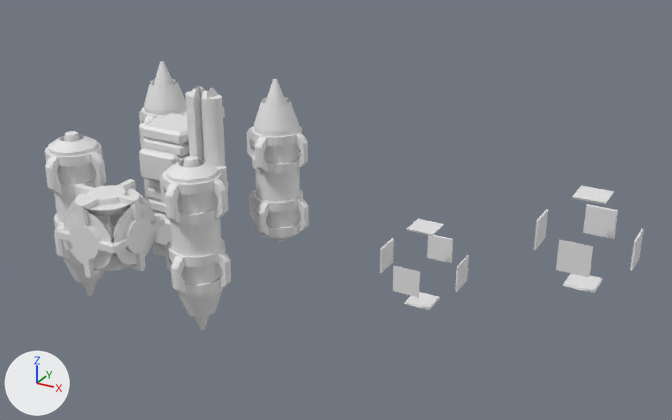
The Blender file blender/Ship.blend as it was, and as the next commit left it.
Before and after are seen from a 50 mm camera at (7.89, -8.75, 5.08) aimed at (2.56, 0.94, 0.24). The lights are fixed; the arrows at lower left show +X, +Y and +Z.

The older version as bpy lines, for what is in view:
```python
ob_cube_003 = bpy.data.objects.new('Cube.003', me_cube)
ob_cube_003.location = (4.0, 0.5, 0.0)
ob_cube_003.rotation_euler = (1.571, 0.0, 0.0)  # degrees (90, 0, 0)
ob_cube_004 = bpy.data.objects.new('Cube.004', me_computer)
ob_cube_004.location = (0.0, 1.0, 0.0)
ob_cube_004.rotation_euler = (0.0, 1.571, 0.0)  # degrees (0, 90, 0)
ob_cylinder = bpy.data.objects.new('Cylinder', me_engine)
ob_cylinder.location = (-1.0, 0.0, 0.0)
ob_cylinder_002 = bpy.data.objects.new('Cylinder.002', me_engine)
ob_cylinder_002.location = (1.0, 0.0, 0.0)
ob_cylinder_003 = bpy.data.objects.new('Cylinder.003', me_engine)
ob_cylinder_003.location = (1.0, 2.0, 0.0)
ob_cylinder_003.rotation_euler = (3.142, 0.0, 0.0)  # degrees (180, 0, 0)
ob_cylinder_004 = bpy.data.objects.new('Cylinder.004', me_engine)
ob_cylinder_004.location = (-1.0, 2.0, 0.0)
ob_cylinder_004.rotation_euler = (3.142, 0.0, 0.0)  # degrees (180, 0, 0)
ob_cylinder_005 = bpy.data.objects.new('Cylinder.005', me_weapon)
ob_cylinder_005.location = (1.0, 0.0, 1.0)
ob_cylinder_006 = bpy.data.objects.new('Cylinder.006', me_gyro)
ob_cylinder_006.location = (0.0, -0.5, 0.0)
ob_cylinder_006.rotation_euler = (1.571, 0.0, 0.0)  # degrees (90, 0, 0)
# also in view: 'Cube' at (6.0, 0.0, 1.0)
```
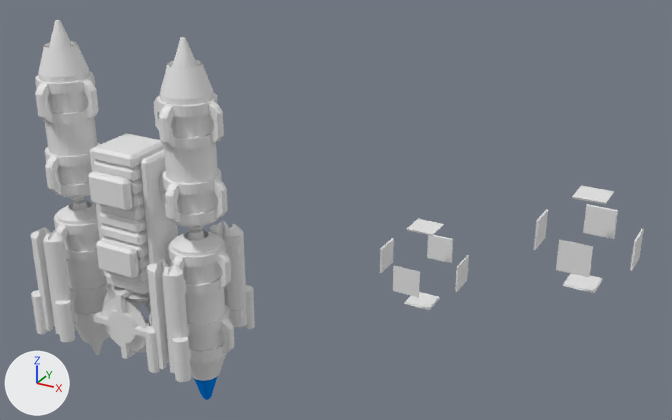
Where the newer file only moved an object's origin or applied its transform, the numbers keep the older frame.

Location of each change, [x1, y1, x2, y2] in pixels of the pictures (672 x 420 px):
'Cube.004', reshaped (10% wider, 12% taller): before [139, 113, 221, 258]; after [88, 133, 178, 295]
'Cylinder.002', moved: before [160, 156, 231, 331]; after [165, 229, 235, 381]
'Cylinder.001', added: after [154, 37, 228, 230]
'Cylinder.004', moved: before [139, 61, 187, 124]; after [35, 20, 100, 201]
'Cylinder.006', moved: before [54, 179, 165, 278]; after [93, 285, 152, 359]
'Cylinder.003', reshaped, moved, turned: before [246, 79, 309, 242]; after [210, 221, 255, 329]
'Cylinder', moved: before [45, 131, 112, 296]; after [54, 200, 112, 355]
'Cylinder.005', moved: before [182, 86, 228, 204]; after [144, 260, 191, 382]
'Cylinder.012', added: after [31, 227, 76, 342]
'Cylinder.013', added: after [194, 377, 217, 400]
part 1 of me_computer, deleted: before [139, 113, 221, 258]
part 2 of me_computer, built on: before [139, 148, 179, 246]; after [88, 133, 178, 295]

Diff of the bpy script that builds the scene:
```diff
--- a/blender/Ship.blend.py
+++ b/blender/Ship.blend.py
@@ mat_material @@
+mat_material = diffuse_material('Material')
+mat_material.base_color = (0.0, 0.213, 0.8)  # blue #007fe7
@@ me_computer @@
 # used by ob_cube_004; location = (0.0, 1.0, 0.0); rotation_euler = (0.0, 1.571, 0.0), in degrees (0, 90, 0)
-me_computer.from_pydata(...)  # 408 vertices, 442 faces; spans x -1.0..1.0, y -0.5..0.5, z -0.5..0.5
+me_computer.from_pydata(...)  # 408 vertices, 748 faces; spans x -1.0..1.0, y -1.5..-0.5, z -0.5..0.5
+# me_computer part 1: 15 loose pieces with 360 vertices, spanning x -1.0..1.0, y -0.35..0.5, z -0.5..0.5, are deleted
+# me_computer part 2: 40 vertices removed from x -0.7..0.7, y -0.46..-0.36, z -0.32..0.32; 400 vertices added at x -1.0..1.0, y -1.5..-0.54, z -0.5..0.5
@@ me_engine_thrust @@
+me_engine_thrust.from_pydata(...)  # 192 vertices, 316 faces; spans x -0.268..0.268, y -0.268..0.268, z -1.643..-0.934
+me_engine_thrust.materials.append(mat_material)  # blue #007fe7
@@ ob_cylinder_005 @@
 ob_cylinder_005 = bpy.data.objects.new('Cylinder.005', me_weapon)
-ob_cylinder_005.location = (1.0, 0.0, 1.0)
+ob_cylinder_005.location = (1.0, -1.0, -1.0)
@@ ob_cylinder_006 @@
 ob_cylinder_006 = bpy.data.objects.new('Cylinder.006', me_gyro)
-ob_cylinder_006.location = (0.0, -0.5, 0.0)
+ob_cylinder_006.location = (0.0, 0.0, -1.5)
 ob_cylinder_006.rotation_euler = (1.571, 0.0, 0.0)  # degrees (90, 0, 0)
@@ ob_cylinder_004 @@
 ob_cylinder_004 = bpy.data.objects.new('Cylinder.004', me_engine)
-ob_cylinder_004.location = (-1.0, 2.0, 0.0)
+ob_cylinder_004.location = (-1.0, 0.0, 1.0)
 ob_cylinder_004.rotation_euler = (3.142, 0.0, 0.0)  # degrees (180, 0, 0)
@@ ob_cylinder_003 @@
-ob_cylinder_003 = bpy.data.objects.new('Cylinder.003', me_engine)
-ob_cylinder_003.location = (1.0, 2.0, 0.0)
-ob_cylinder_003.rotation_euler = (3.142, 0.0, 0.0)  # degrees (180, 0, 0)
+ob_cylinder_003 = bpy.data.objects.new('Cylinder.003', me_weapon)
+ob_cylinder_003.location = (1.0, 1.0, -1.0)
+ob_cylinder_003.rotation_euler = (0.0, 0.0, -3.142)  # degrees (0, 0, -180)
@@ ob_cylinder_002 @@
 ob_cylinder_002 = bpy.data.objects.new('Cylinder.002', me_engine)
-ob_cylinder_002.location = (1.0, 0.0, 0.0)
+ob_cylinder_002.location = (1.0, 0.0, -1.0)
@@ ob_cylinder @@
 ob_cylinder = bpy.data.objects.new('Cylinder', me_engine)
-ob_cylinder.location = (-1.0, 0.0, 0.0)
+ob_cylinder.location = (-1.0, 0.0, -1.0)
@@ ob_cylinder_001 @@
+ob_cylinder_001 = bpy.data.objects.new('Cylinder.001', me_engine)
+ob_cylinder_001.location = (1.0, 0.0, 1.0)
+ob_cylinder_001.rotation_euler = (9.425, 0.0, 0.0)  # degrees (180, 0, 0)
@@ ob_cylinder_012 @@
+ob_cylinder_012 = bpy.data.objects.new('Cylinder.012', me_weapon)
+ob_cylinder_012.location = (-1.0, -1.0, -1.0)
@@ ob_cylinder_013 @@
+ob_cylinder_013 = bpy.data.objects.new('Cylinder.013', me_engine_thrust)
+ob_cylinder_013.location = (1.0, 0.0, -1.0)
+ob_cylinder_013.show_transparent = True
```
